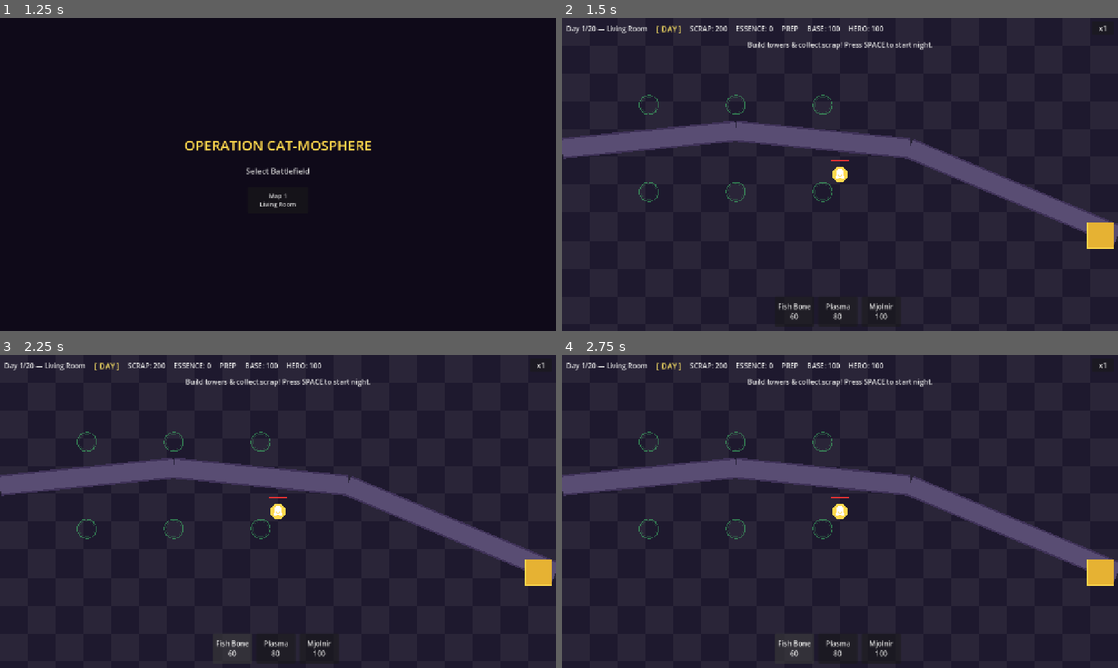
Above: before the commit, frames 1-4 (two rows, left to right).
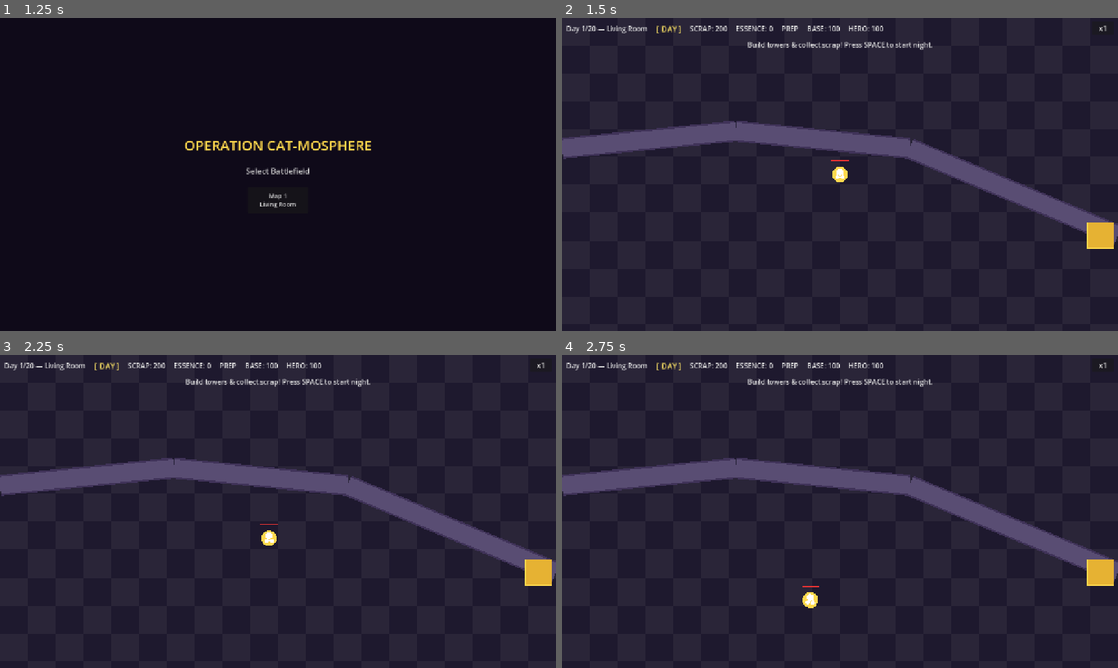
Above: after the commit, the same moments.

Repository: ChungRyong/operation-cat-mosphere
Game: Godot game, scene res://scenes/level/main.tscn
Same seed, same stepped clock (60 frames per second), same inputs: the game is played once before the commit and once after it.
Inputs (mouse positions are in pixels of both pictures, inside the frame that each line leads up to):
- Up to frame 1 (1.25 s): click "x1" at 0.5 s
- Up to frame 2 (1.5 s): click "Map 1 Living Room" at 1.25 s
- Up to frame 3 (2.25 s): click (233, 649) at 2 s, where only the run before the commit has a clickable "Fish Bone 60"
- Up to frame 4 (2.75 s): no input

Frame 1 is identical in both runs. In frame 2, 0.5% of the frame differs, in the area x 13-60%, y 24-97%; in frame 3, 0.8%; in frame 4, 0.8%.

Commit message:
Add Build Mode toggle (B key) to complete Phase 3
During DAY phase, B key toggles between build mode and command mode.
Build mode shows tower panel and placement slots for construction;
command mode hides them and focuses on hero movement.

Co-Authored-By: Claude Opus 4.6 <noreply@anthropic.com>

Diff:
--- a/scripts/hud.gd
+++ b/scripts/hud.gd
@@ -72,6 +72,12 @@
 	hero_hp_label.text = "HERO: %d" % int(hp)
 
 
+func set_build_mode(enabled: bool) -> void:
+	tower_panel.visible = enabled
+	_tower_info_panel.visible = _tower_info_panel.visible and enabled
+	day_hint_label.text = "[B] Build Mode ON" if enabled else "[B] Build Mode"
+
+
 func show_dawn_cards(cards: Array[Dictionary]) -> void:
 	for child in dawn_cards.get_children():
 		child.queue_free()
@@ -113,7 +119,7 @@
 			game_over_panel.visible = false
 		GameManager.GamePhase.DAY:
 			phase_label.text = "[ DAY ]"
-			tower_panel.visible = true
+			tower_panel.visible = false
 			day_hint_label.visible = true
 			dawn_panel.visible = false
 			game_over_panel.visible = false
--- a/scripts/main.gd
+++ b/scripts/main.gd
@@ -18,6 +18,7 @@
 var _current_map_data: MapData = null
 var _available_slots: Array[Vector2] = []
 var _selected_tower: Node2D = null
+var _build_mode: bool = false
 
 
 func _ready() -> void:
@@ -64,13 +65,12 @@
 	if event is InputEventMouseButton and event.pressed and event.button_index == MOUSE_BUTTON_LEFT:
 		if _placing_tower != null:
 			_try_place_tower(event.position)
-		elif GameManager.current_phase == GameManager.GamePhase.DAY:
+		elif _build_mode and GameManager.current_phase == GameManager.GamePhase.DAY:
 			var clicked: Node2D = _find_tower_at(event.position)
 			if clicked != null:
 				_select_tower(clicked)
 			else:
 				_deselect_tower()
-				hero.move_to(event.position)
 		else:
 			hero.move_to(event.position)
 	if event is InputEventMouseButton and event.pressed and event.button_index == MOUSE_BUTTON_RIGHT:
@@ -79,14 +79,28 @@
 			queue_redraw()
 		elif _selected_tower != null:
 			_deselect_tower()
+	if event.is_action_pressed("build_mode"):
+		if GameManager.current_phase == GameManager.GamePhase.DAY:
+			_toggle_build_mode()
 	if event.is_action_pressed("next_wave"):
 		if GameManager.current_phase == GameManager.GamePhase.DAY:
 			_transition_to_night()
 
 
+func _toggle_build_mode() -> void:
+	_build_mode = not _build_mode
+	if not _build_mode:
+		_placing_tower = null
+		_deselect_tower()
+	hud.set_build_mode(_build_mode)
+	queue_redraw()
+
+
 func _transition_to_night() -> void:
+	_build_mode = false
 	_placing_tower = null
 	_deselect_tower()
+	hud.set_build_mode(false)
 	GameManager.start_night()
 	wave_manager.start()
 	queue_redraw()
@@ -149,6 +163,7 @@
 
 
 func _reset_gameplay() -> void:
+	_build_mode = false
 	_placing_tower = null
 	_deselect_tower()
 	_clear_enemies()
@@ -218,6 +233,8 @@
 	if GameManager.is_game_over:
 		return
 	if GameManager.current_phase != GameManager.GamePhase.DAY:
+		return
+	if not _build_mode:
 		return
 	_deselect_tower()
 	_placing_tower = tower_data
@@ -330,7 +347,7 @@
 
 
 func _draw_slots() -> void:
-	if GameManager.current_phase != GameManager.GamePhase.DAY:
+	if not _build_mode or GameManager.current_phase != GameManager.GamePhase.DAY:
 		return
 	for slot in _available_slots:
 		var occupied: bool = _is_slot_occupied(slot)
Not shown, changed: DEVPLAN.md
